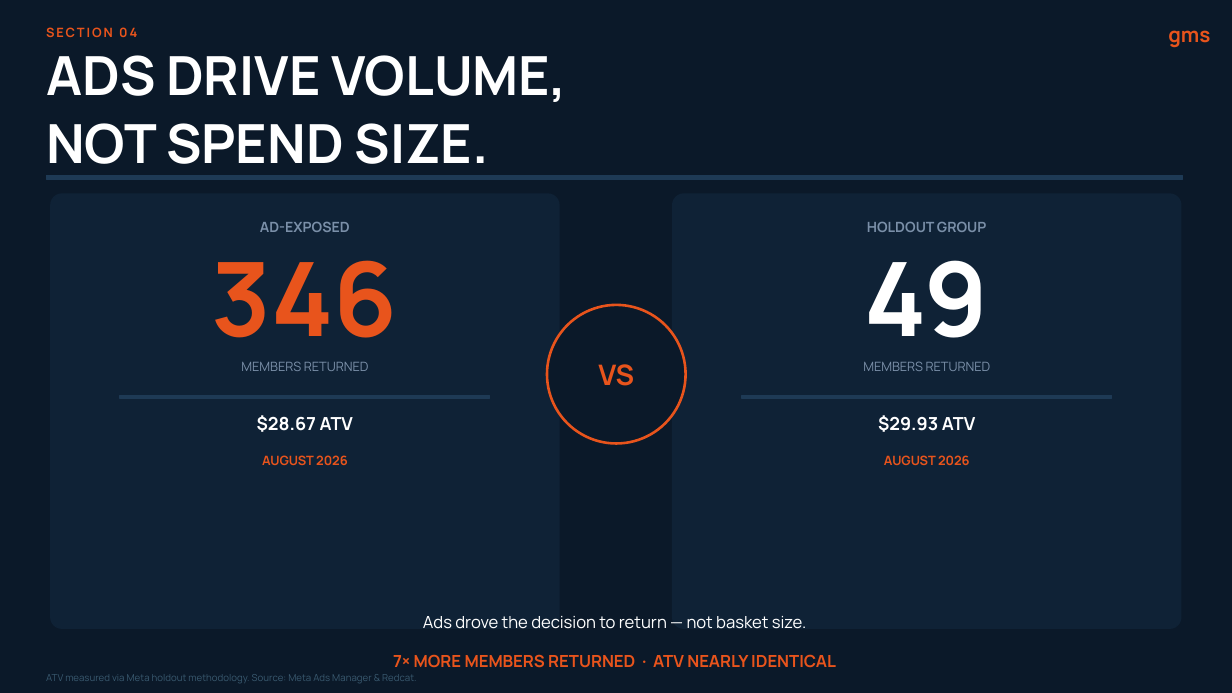
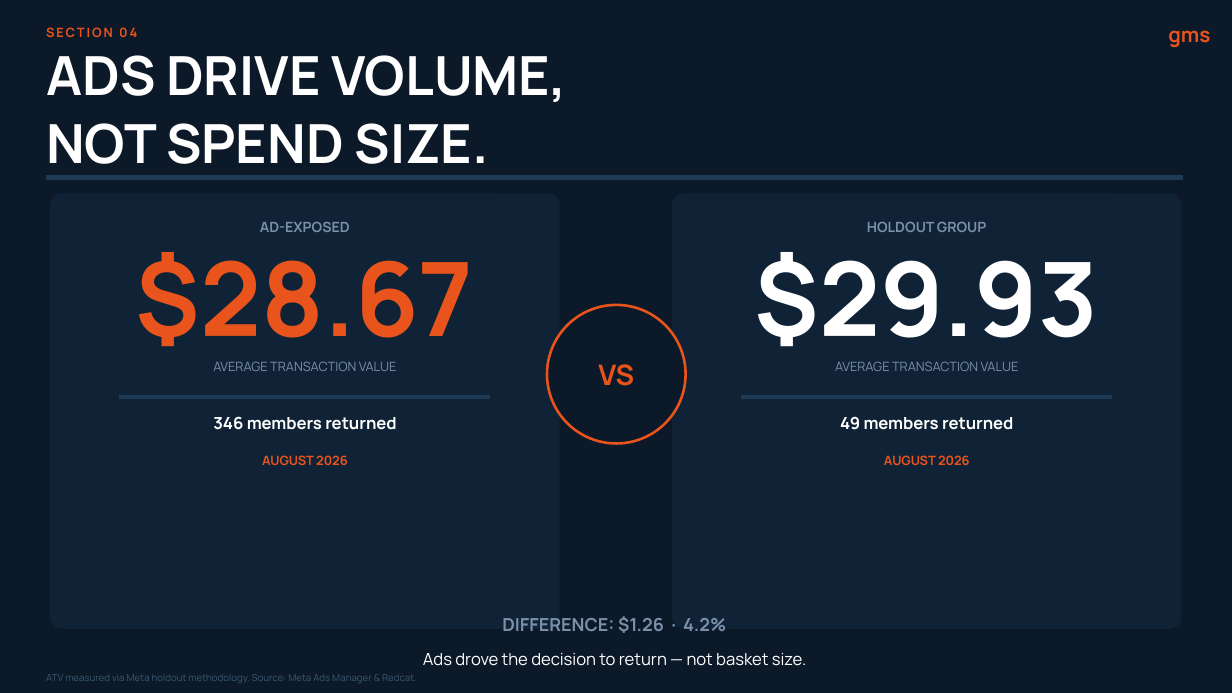
Before and after one commit to joeygattellari7/dashbaord, a slide deck: slide 1 of GMS_Oakberry_ATV_Slide.pptx. Drawn at 1232x693 pixels with LibreOffice and Linux fonts; fonts in the diff are those of the drawing. Boxes give left, top, right and bottom in pixels: in the first picture for what was removed or moved away, otherwise in the second. Text is boxed around its words. In the diff, an @@ line names an element or a change of style, - is before the commit and + after.

```diff
--- a/GMS_Oakberry_ATV_Slide.pptx
+++ b/GMS_Oakberry_ATV_Slide.pptx
@@ text at bbox=[136, 252, 474, 363]: text changed @@
-346
+$28.67
@@ text at bbox=[755, 252, 1098, 363]: text changed @@
-49
+$29.93
@@ text at bbox=[213, 361, 397, 371]: text changed @@
-MEMBERS RETURNED
+AVERAGE TRANSACTION VALUE
@@ text at bbox=[835, 361, 1019, 371]: text changed @@
-MEMBERS RETURNED
+AVERAGE TRANSACTION VALUE
@@ text at bbox=[213, 416, 396, 430]: text changed; size 14 to 13 pt @@
-$28.67 ATV
+346 members returned
@@ text at bbox=[840, 416, 1013, 430]: text changed; size 14 to 13 pt @@
-$29.93 ATV
+49 members returned
@@ text at bbox=[502, 616, 726, 633]: text changed; size 13 to 14 pt; text colour #E8541C to #7A8FA8 @@
-7× MORE MEMBERS RETURNED · ATV NEARLY IDENTICAL
+DIFFERENCE: $1.26 · 4.2%
@@ text "Ads drove the decision to ...": place and size @@
-text "Ads drove the decision to ..." at bbox=[423, 616, 806, 629]
+text "Ads drove the decision to ..." at bbox=[423, 653, 806, 666]
```
Also in this commit, not shown: 1 other file.
